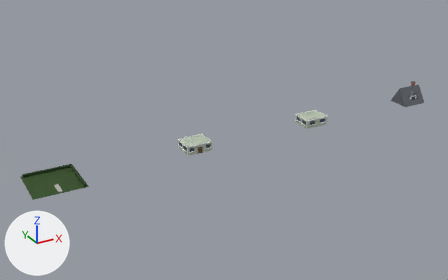
One commit to the Blender file objects/VanillaReplacements/Building/BLDHOU22/OG_BLDHOU22.blend: the scene before it, then after it.
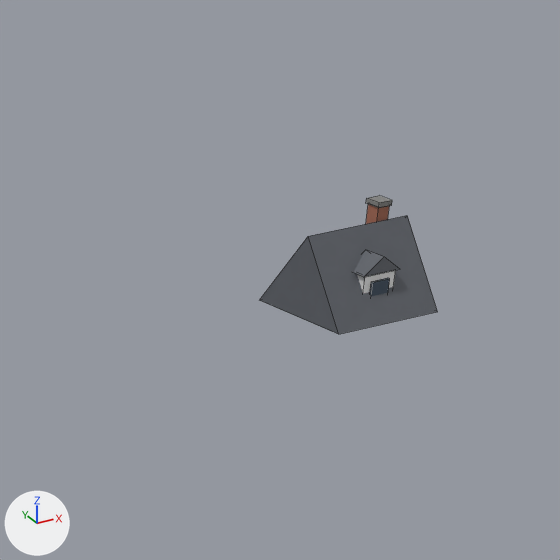
The first picture shows the older version from a camera (50 mm lens) standing at (-22.8, -109.6, 55.7) and looking at (38.8, 2.2, -0.2). The close-ups show the older and then the newer version on the part from 76% to 100% of the width and 15% to 54% of the height of that picture. Only the edits that show in the close-ups are written down. The lights are fixed; the arrows at lower left show +X, +Y and +Z. The close-ups show mesh edges as thin lines.

Script lines for the objects in view, before the commit:
```python
ob_cube_043 = bpy.data.objects.new('Cube.043', me_cube_043)
ob_cube_043.parent = ob_part3
ob_cube_043.location = (0.0, -0.807, 1.517)
ob_cube_044 = bpy.data.objects.new('Cube.044', me_cube_044)
ob_cube_044.parent = ob_part3
ob_cube_044.location = (0.0, -1.38, 1.447)
ob_cube_045 = bpy.data.objects.new('Cube.045', me_cube_045)
ob_cube_045.parent = ob_part3
ob_cube_045.location = (1.72, 0.983, 3.151)
ob_cube_046 = bpy.data.objects.new('Cube.046', me_cube_046)
ob_cube_046.parent = ob_part3
ob_cube_046.location = (1.72, 0.983, 5.031)
ob_roof = bpy.data.objects.new('roof', me_roof)
ob_roof.parent = ob_part3
ob_roof.location = (0.0, 0.0, 0.0)
ob_roof_001 = bpy.data.objects.new('roof.001', me_roof_001)
ob_roof_001.parent = ob_part3
ob_roof_001.location = (0.0, 0.0, 0.0)
```
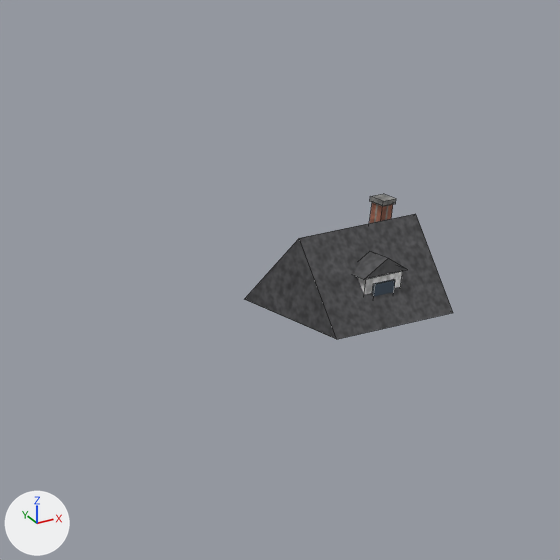
Where the newer file only moved an object's origin or applied its transform, the numbers keep the older frame.

Pixel boxes (x1, y1, x2, y2) of what changed, in the close-ups (560 x 560 px):
'roof', surface changed, reshaped (17% wider): before (260, 216, 437, 334); after (245, 214, 453, 339)
'roof.001', surface changed, moved, rescaled (20% wider): before (354, 250, 399, 277); after (353, 251, 407, 279)
'Cube.043', moved, rescaled (12% wider): before (357, 270, 396, 293); after (358, 271, 402, 294)
'Cube.045', moved: before (366, 204, 389, 224); after (369, 203, 393, 223)
'Cube.044', moved: before (370, 278, 390, 296); after (372, 279, 395, 296)
'Cube.046', moved: before (366, 195, 392, 208); after (370, 194, 396, 206)

Edits to the bpy script that builds the scene:
```text
Change mat_slate_slate:
    remove # nodes: BsdfPrincipled, MixRGB, OutputMaterial, TexNoise, ValToRGB
    remove # colours: dark grey #61656c, light grey #cbcbcb, white #ffffff
    nodes: BsdfPrincipled, MixRGB x3, OutputMaterial, TexCoord, TexNoise x3, ValToRGB x3
    colours: dark grey #525255, light grey #cbcbcb, white #ffffff, light grey #c8c8c8, white #e9e9e9
Change me_roof:
    used by ob_roof; parent = ob_part3; location = (0.0, 0.0, 0.0)
    remove me_roof.from_pydata(...)  # 6 vertices, 5 faces; spans x -3.28..3.28, y -2.25..3.28, z 0.0..4.2
    add me_roof.from_pydata(...)  # 6 vertices, 5 faces; spans x -3.85..3.85, y -2.72..3.75, z 0.0..4.2
    me_roof part 1
    me_roof.vertices[0].co: (-3.28, -2.25, 0.0) -> (-3.85, -2.72, 0.0)  # pixel (338, 334) -> pixel (336, 339)
    me_roof.vertices[1].co: (3.28, -2.25, 0.0) -> (3.85, -2.72, 0.0)  # pixel (437, 311) -> pixel (453, 312)
    me_roof.vertices[2].co: (3.28, 3.28, 0.0) -> (3.85, 3.75, 0.0)
    me_roof.vertices[3].co: (-3.28, 3.28, 0.0) -> (-3.85, 3.75, 0.0)  # pixel (259, 300) -> pixel (244, 299)
    me_roof.vertices[4].co: (-3.28, 0.51, 4.2) -> (-3.85, 0.51, 4.2)  # pixel (308, 236) -> pixel (299, 238)
    me_roof.vertices[5].co: (3.28, 0.51, 4.2) -> (3.85, 0.51, 4.2)  # pixel (407, 215) -> pixel (415, 213)
Change me_cube_043:
    used by ob_cube_043; parent = ob_part3; location = (0.0, -0.807, 1.517)
    remove me_cube_043.from_pydata(...)  # 8 vertices, 6 faces; spans x -1.0..1.0, y -0.51..0.51, z -0.82..0.82
    add me_cube_043.from_pydata(...)  # 8 vertices, 6 faces; spans x -1.2..1.2, y -0.51..0.51, z -0.82..0.82
    me_cube_043 part 2: the whole mesh is scaled about its middle by (1.2, 1, 1)
Change me_roof_001:
    used by ob_roof_001; parent = ob_part3; location = (0.0, 0.0, 0.0)
    remove me_roof_001.from_pydata(...)  # 6 vertices, 5 faces; spans x -1.2..1.2, y -1.42..-0.19, z 2.33..3.17
    add me_roof_001.from_pydata(...)  # 6 vertices, 5 faces; spans x -1.44..1.44, y -1.68..-0.46, z 2.33..3.17
    me_roof_001 part 3: the whole mesh is scaled about its middle by (1.2, 1, 1), then moved by (0.0, -0.26, 0.0)
Change ob_cube_043:
    ob_cube_043.location: (0.0, -0.807, 1.517) -> (0.0, -1.071, 1.517)
Change ob_cube_044:
    ob_cube_044.location: (0.0, -1.38, 1.447) -> (0.0, -1.644, 1.447)
Change ob_cube_045:
    ob_cube_045.location: (1.72, 0.983, 3.151) -> (2.064, 1.077, 3.151)
Change ob_cube_046:
    ob_cube_046.location: (1.72, 0.983, 5.031) -> (2.064, 1.077, 5.031)
```
